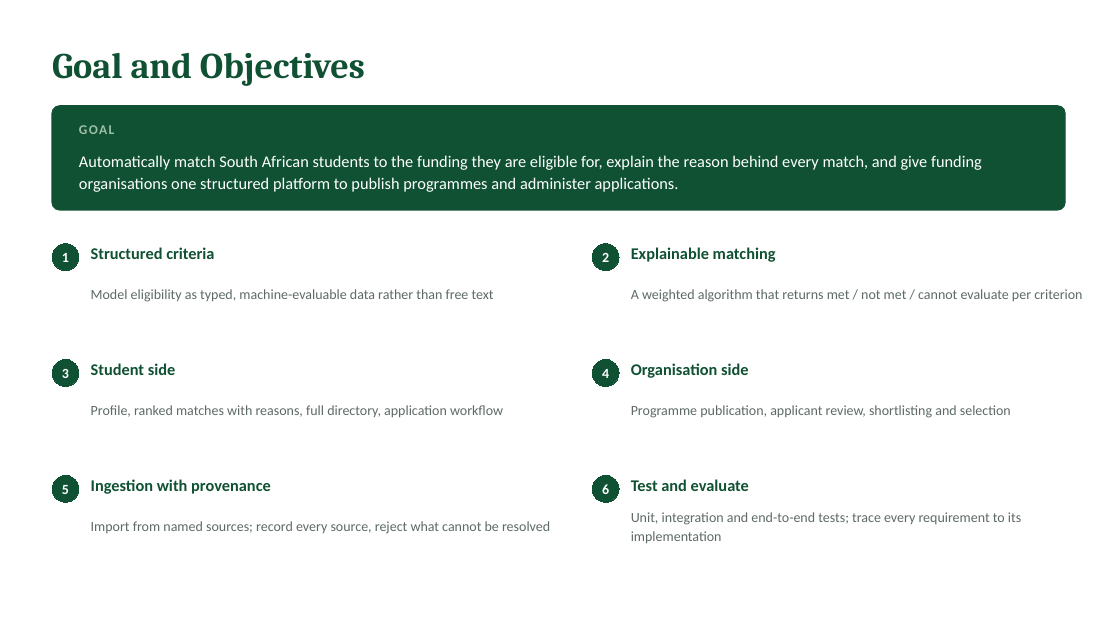
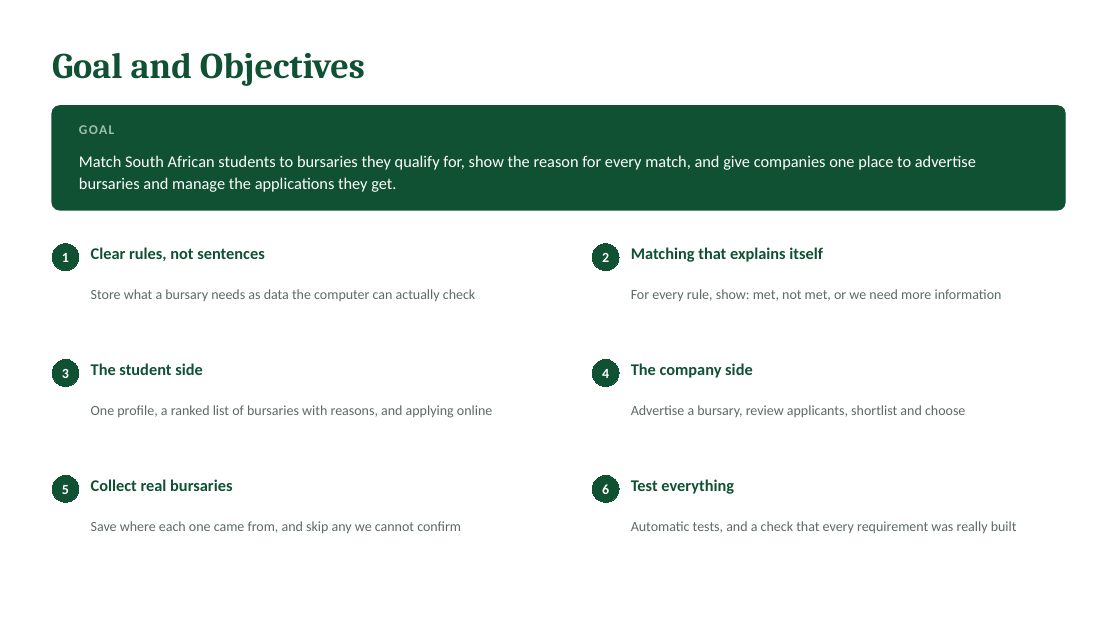
Before and after one commit to SCRIPTMASTER67/cursorBursaryBridge, a slide deck: slide 4 of docs/presentation/Bursary-Bridge_Presentation.pptx. Drawn at 1120x630 pixels with LibreOffice and Linux fonts; fonts in the diff are those of the drawing. Boxes give left, top, right and bottom in pixels: in the first picture for what was removed or moved away, otherwise in the second. Text is boxed around its words. In the diff, an @@ line names an element or a change of style, - is before the commit and + after.

```diff
--- a/docs/presentation/Bursary-Bridge_Presentation.pptx
+++ b/docs/presentation/Bursary-Bridge_Presentation.pptx
@@ text at (79, 155, 976, 192): text changed @@
-Automatically match South African students to the funding they are eligible for, explain the reason behind every match, and give funding organisations one structured platform to publish programmes and administer applications.
+Match South African students to bursaries they qualify for, show the reason for every match, and give companies one place to advertise bursaries and manage the applications they get.
@@ text at (91, 247, 264, 261): text changed @@
-Structured criteria
+Clear rules, not sentences
@@ text at (631, 247, 823, 262): text changed @@
-Explainable matching
+Matching that explains itself
@@ text at (91, 289, 475, 301): text changed @@
-Model eligibility as typed, machine-evaluable data rather than free text
+Store what a bursary needs as data the computer can actually check
@@ text at (631, 289, 1002, 301): text changed @@
-A weighted algorithm that returns met / not met / cannot evaluate per criterion
+For every rule, show: met, not met, or we need more information
@@ text at (91, 363, 203, 375): text changed @@
-Student side
+The student side
@@ text at (631, 363, 753, 378): text changed @@
-Organisation side
+The company side
@@ text at (91, 405, 492, 418): text changed @@
-Profile, ranked matches with reasons, full directory, application workflow
+One profile, a ranked list of bursaries with reasons, and applying online
@@ text at (631, 405, 965, 417): text changed @@
-Programme publication, applicant review, shortlisting and selection
+Advertise a bursary, review applicants, shortlist and choose
@@ text at (91, 479, 232, 491): text changed @@
-Ingestion with provenance
+Collect real bursaries
@@ text at (631, 479, 734, 494): text changed @@
-Test and evaluate
+Test everything
@@ text at (91, 521, 461, 534): text changed @@
-Import from named sources; record every source, reject what cannot be resolved
+Save where each one came from, and skip any we cannot confirm
@@ text at (631, 521, 1017, 533): text changed @@
-Unit, integration and end-to-end tests; trace every requirement to its implementation
+Automatic tests, and a check that every requirement was really built
```
Also in this commit, not shown: 8 other slides changed, 2 other files.
